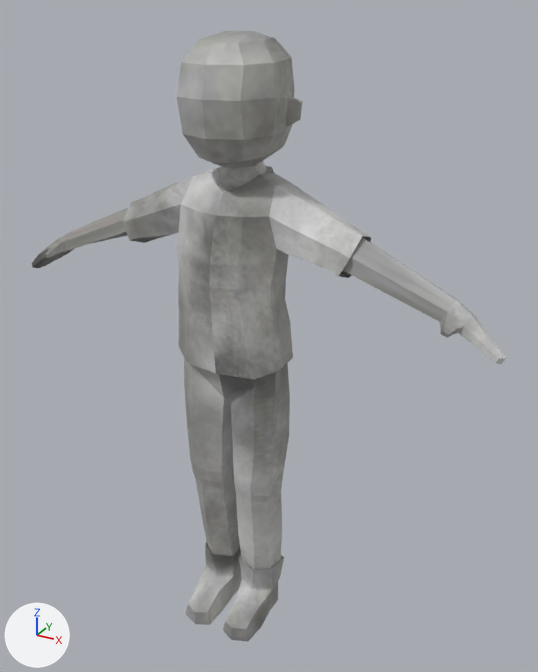
What one commit did to the FBX model 就職作品-シミュレーションゲーム/assets/Modeldata/male_adult/male_adult.fbx.
Before and after are seen from a camera (50 mm lens) standing at (4.56, -7.37, 7.95) and looking at (0.29, 0.4, 4.07). The axes (+X, +Y, +Z) are drawn at lower left. The lights are the same throughout. Where no turn or scale is listed for an object, it has been applied to the vertices.

Names of what the first picture shows: 'Body'.
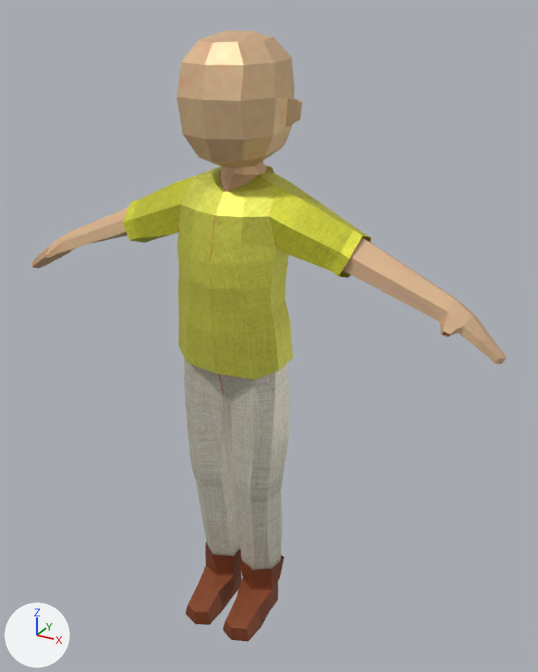
The newer file is also rescaled (x0.1) as a whole; pictures and numbers use the older file's frame.

Patch to the scene script:
```diff
--- a/就職作品-シミュレーションゲーム/assets/Modeldata/male_adult/male_adult.fbx.py
+++ b/就職作品-シミュレーションゲーム/assets/Modeldata/male_adult/male_adult.fbx.py
@@ img_texture_png @@
+img_texture_png = load_image('texture.png', 'texture.png', 2048, 2048, 'sRGB')
@@ mat_male_adult_bodysg1_001 @@
+mat_male_adult_bodysg1_001 = principled_material('male_adult:BodySG1.001')
+mat_male_adult_bodysg1_001.texture = img_texture_png  # with its transparency
+mat_male_adult_bodysg1_001.metallic = 0.5
@@ me_mesh @@
 me_mesh.from_pydata(...)  # 539 vertices, 523 faces; spans x -3.33..3.33, y -0.72..0.93, z -0.24..7.65
-me_mesh.materials.append(mat_skin)  # picture img_body_png
+me_mesh.materials.append(mat_male_adult_bodysg1_001)  # picture img_texture_png
```

Where the change shows, as pixel boxes (x1, y1, x2, y2) in the pictures (538 x 672 px):
'Body', recoloured: (32, 30, 506, 642) in both
